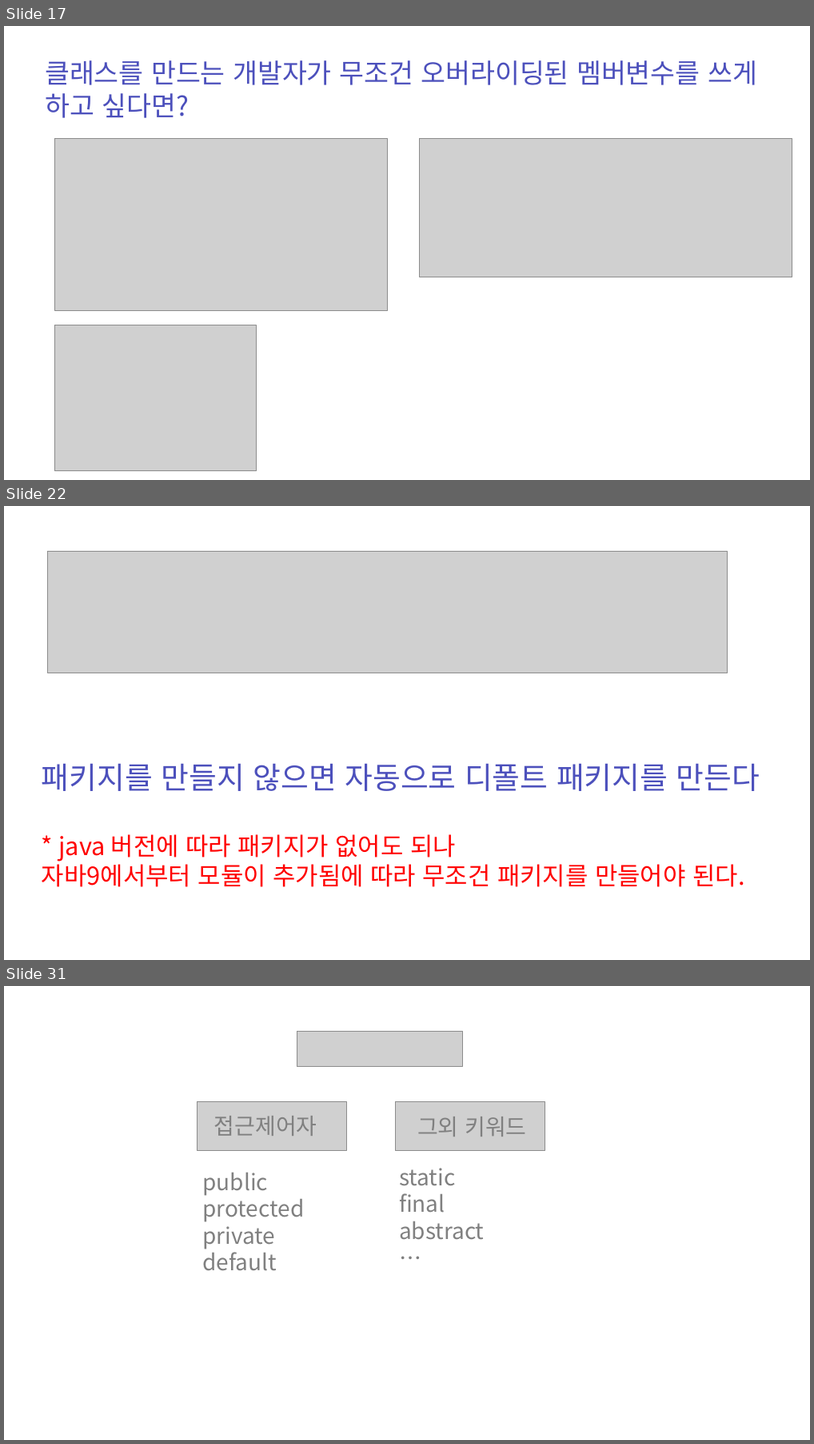
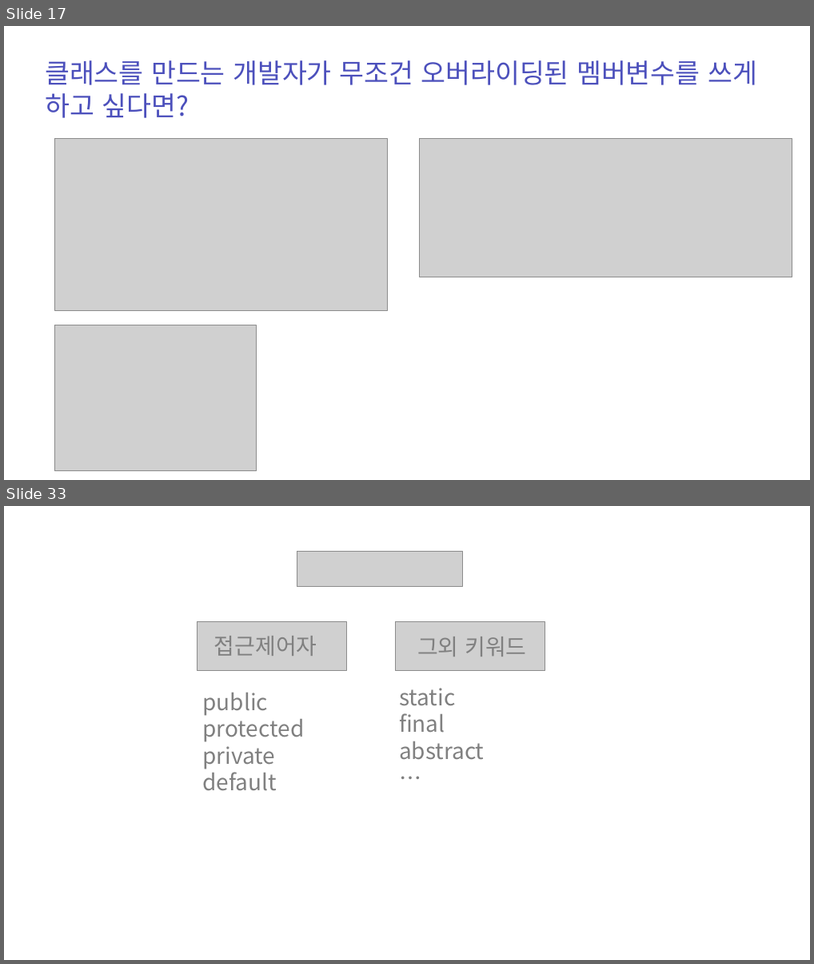
Before and after one commit to zest132/JavaLecture, a slide deck: JavaLecture/LectureFile/java 11강 인터페이스와다형성.pptx. Shown one above the other, each under a label of ours: slides 17, 22 and 31 before the commit, slides 17 and 33 after it; the slides between them are not shown. The pictures are 814x1444 and 814x964 pixels, drawn with LibreOffice and Linux fonts; fonts in the diff are those of the drawing; grey boxes stand for pictures; background and template pictures are left out. Boxes give left, top, right and bottom in pixels: in the first picture for what was removed or moved away, otherwise in the second. Text is boxed around its words. In the diff, an @@ line names an element or a change of style, - is before the commit and + after.

```diff
--- a/JavaLecture/LectureFile/java 11강 인터페이스와다형성.pptx
+++ b/JavaLecture/LectureFile/java 11강 인터페이스와다형성.pptx
@@ slide 22 removed at [4, 506, 810, 960], background #FFFFFF @@
@@ picture removed at [47, 551, 727, 672] @@
@@ text removed at [42, 763, 760, 887] @@
-패키지를 만들지 않으면 자동으로 디폴트 패키지를 만든다
-* java 버전에 따라 패키지가 없어도 되나
-자바9에서부터 모듈이 추가됨에 따라 무조건 패키지를 만들어야 된다.
@@ what was slide 31 is now slide 33 @@
```
Also in this commit, not shown: 14 slides added, 11 other slides removed, 16 other files.
